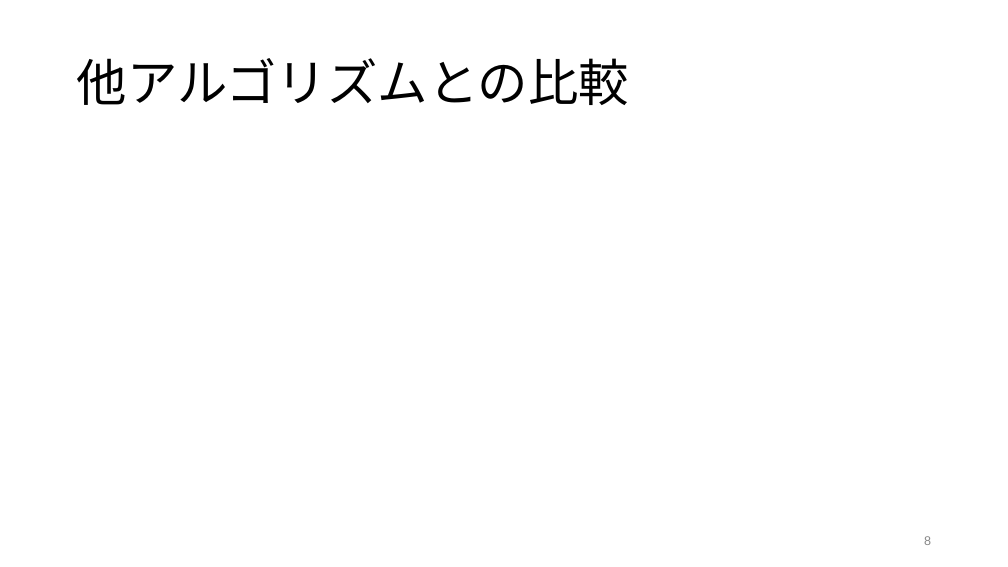
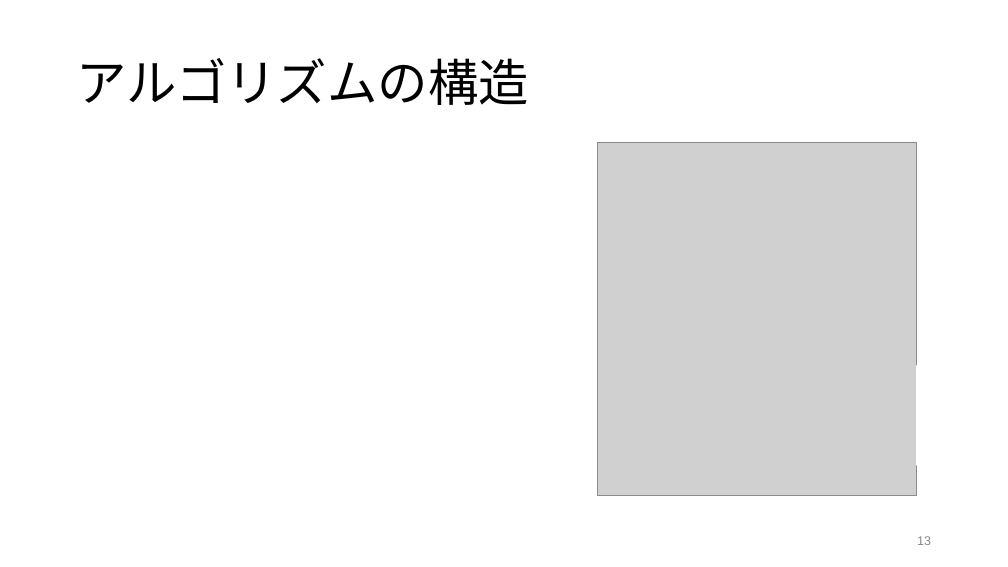
Before and after one commit to tackky/YOLO, a slide deck: slide 13 of yolo.pptx (slide 8 before the commit). Drawn at 1008x567 pixels with LibreOffice and Linux fonts; fonts in the diff are those of the drawing; grey boxes stand for pictures. Boxes give left, top, right and bottom in pixels: in the first picture for what was removed or moved away, otherwise in the second. Text is boxed around its words. In the diff, an @@ line names an element or a change of style, - is before the commit and + after.

```diff
--- a/yolo.pptx
+++ b/yolo.pptx
@@ title at bbox=[77, 58, 529, 105]: text changed @@
-他アルゴリズムとの比較
+アルゴリズムの構造
@@ picture added at bbox=[598, 142, 917, 495] @@
@@ rectangle added at bbox=[917, 366, 961, 465], fill #FFFFFF, outline #FFFFFF 2 pt @@
@@ page number at bbox=[917, 536, 931, 545]: text changed @@
-8
+13
```
Also in this commit, not shown: 6 other slides changed, 11 slides added, 2 slides removed, 1 other file.
